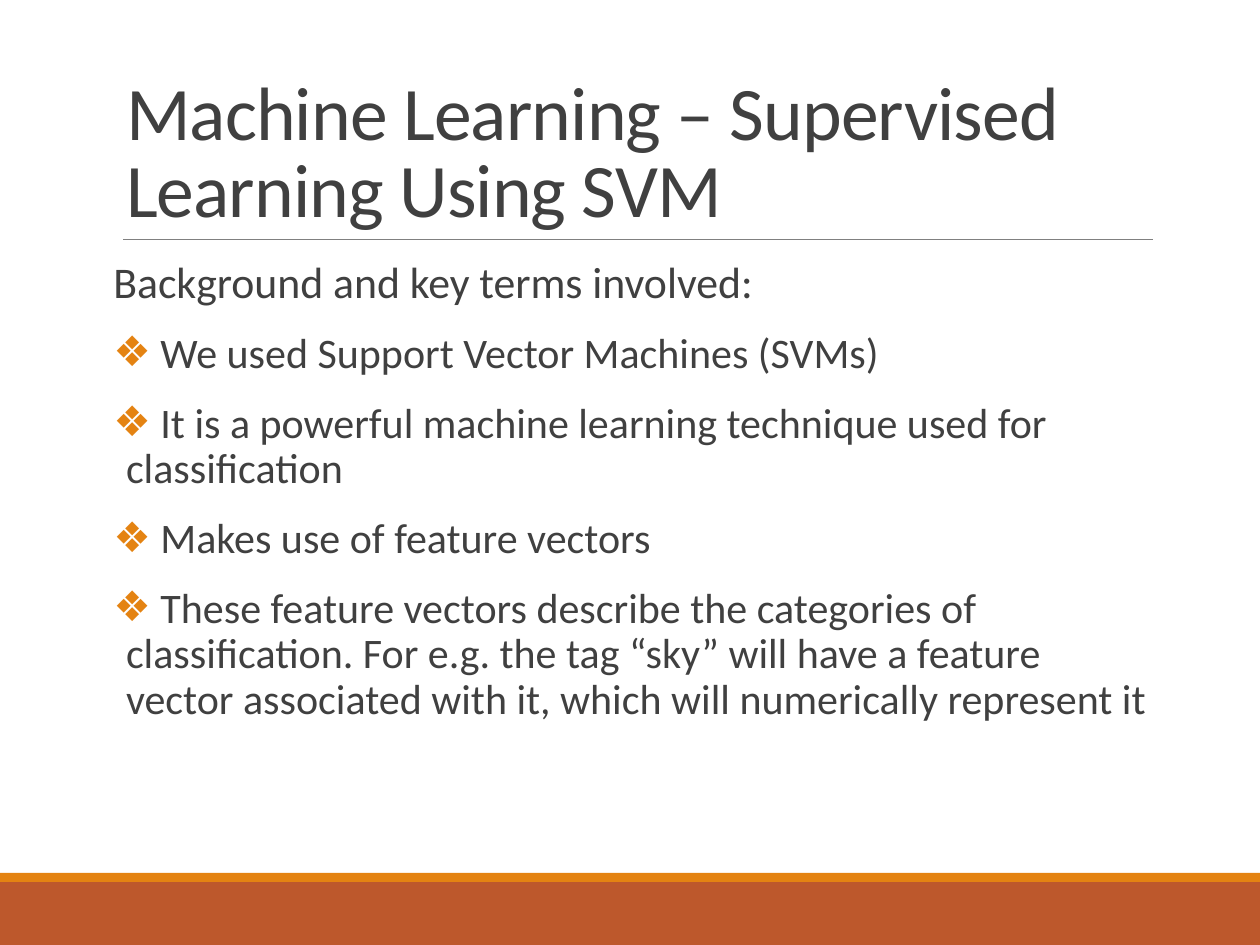
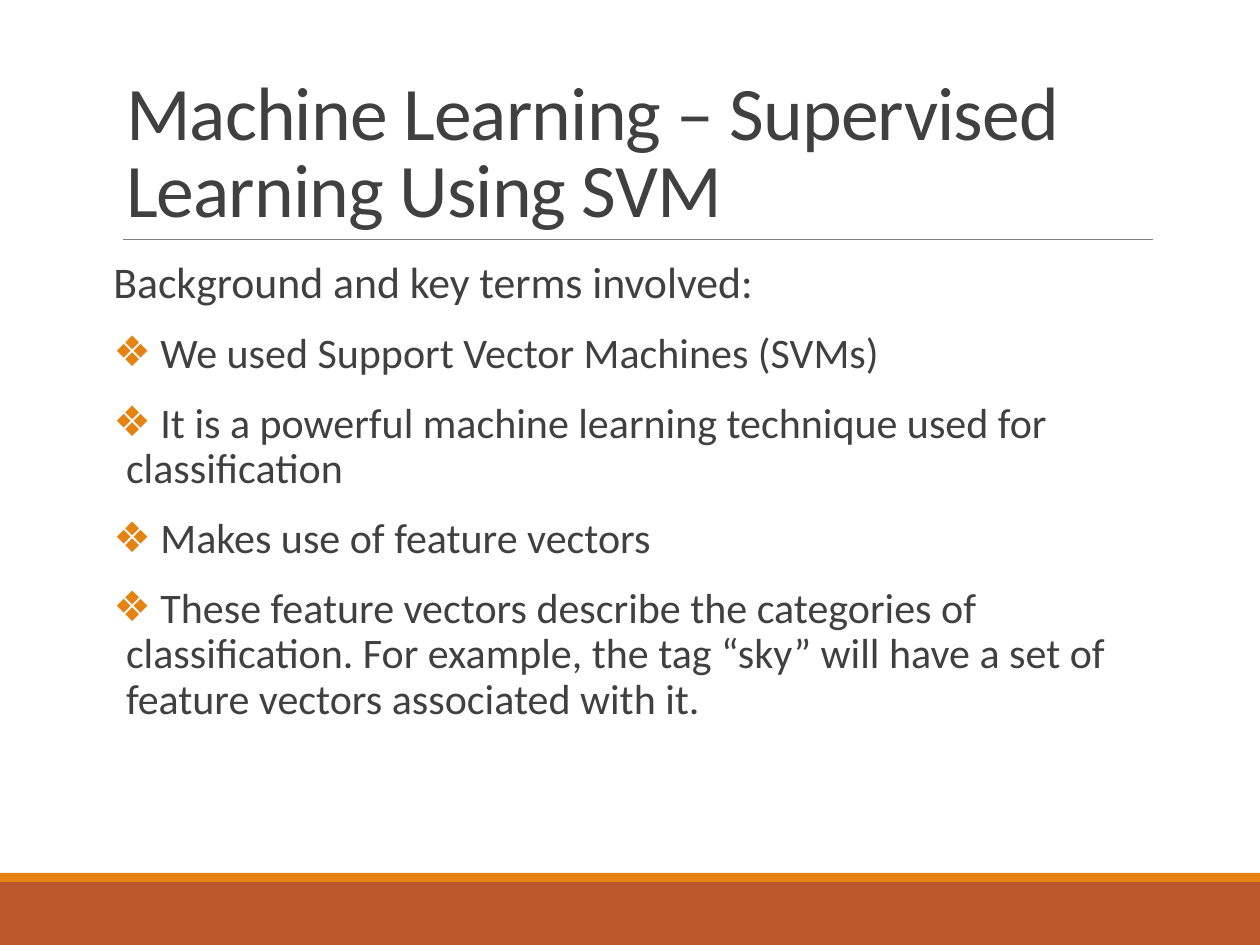
Before and after one commit to somyamohanty/Pixel_Dawgs, a slide deck: slide 13 of Documents/Final Presentation.pptx. Drawn at 1260x945 pixels with LibreOffice and Linux fonts; fonts in the diff are those of the drawing. Boxes give left, top, right and bottom in pixels: in the first picture for what was removed or moved away, otherwise in the second. Text is boxed around its words. In the diff, an @@ line names an element or a change of style, - is before the commit and + after.

```diff
--- a/Documents/Final Presentation.pptx
+++ b/Documents/Final Presentation.pptx
@@ text at <box>126,594,1105,715</box>: text changed @@
-❖ These feature vectors describe the categories of classification. For e.g. the tag “sky” will have a feature vector associated with it, which will numerically represent it
+❖ These feature vectors describe the categories of classification. For example, the tag “sky” will have a set of feature vectors associated with it.
```
Also in this commit, not shown: 6 other slides changed, 1 slide added.
